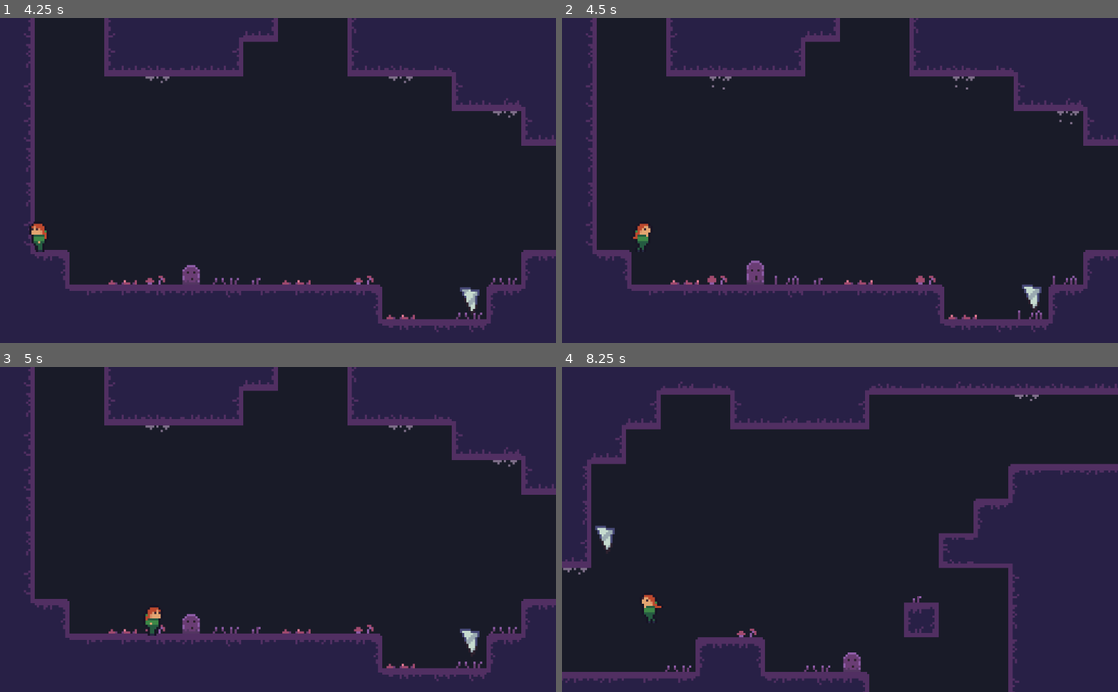
Above: before the commit, frames 1-4 (two rows, left to right).
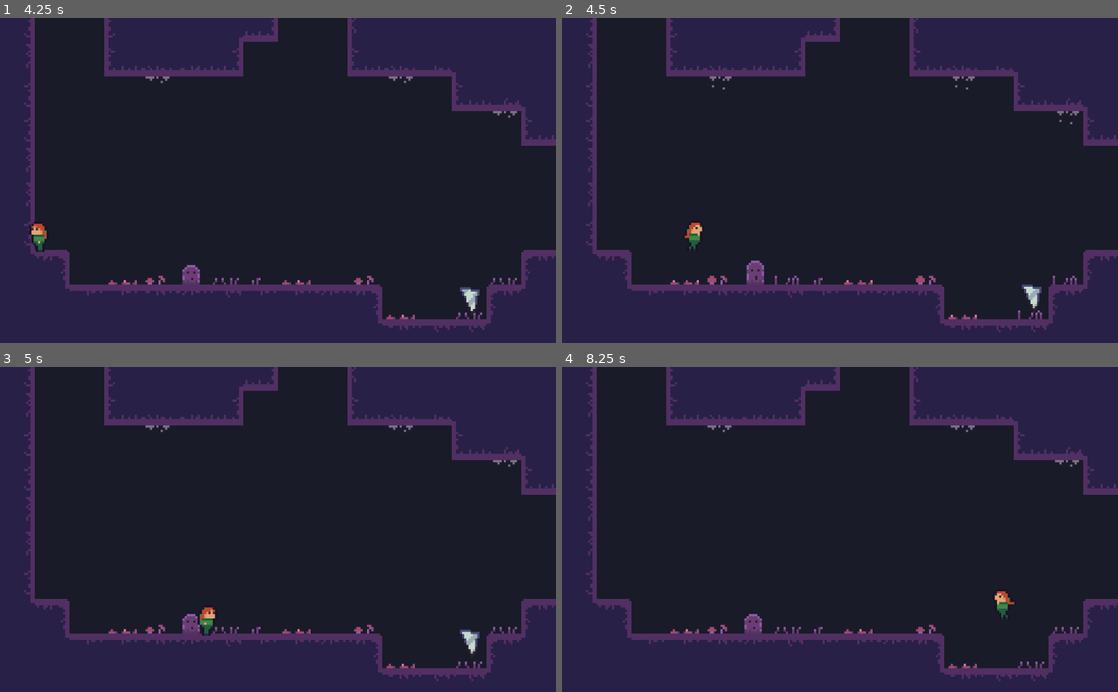
Above: after the commit, the same moments.

Repository: voidboxgames/escave
Game: Godot game, scene res://assets/scenes/Intro.tscn
Same seed, same stepped clock (60 frames per second), same inputs: the game is played once before the commit and once after it.
Inputs:
- Up to frame 1 (4.25 s): tap Enter (ui_accept) at 0.5, 1.25, 2 s; hold J (jump) 0.53-1.28 s; hold D (right) 0.53-2.03 s; tap K (dash, bound only after the commit) at 0.6, 1.55, 2.1, 2.85 s; tap J (jump) at 1.35, 1.52, 1.82, 3.02, 3.32 s; hold J (jump) 2.03-2.78 s; hold A (left) from 2.03 s (still down); hold J (jump) from 3.53 s (still down)
- Up to frame 2 (4.5 s): release A (left) at 4.28 s; release J (jump) at 4.28 s; hold D (right) from 4.28 s (still down); tap K (dash, bound only after the commit) at 4.35 s
- Up to frame 3 (5 s): keep holding D (right); tap J (jump) at 4.52, 4.82 s
- Up to frame 4 (8.25 s): hold J (jump) 5.03-5.78 s; tap K (dash, bound only after the commit) at 5.1, 6.05, 6.6, 7.35 s; tap J (jump) at 5.85, 6.02, 6.32, 7.52, 7.82 s; hold J (jump) 6.53-7.28 s; release D (right) at 8.03 s; hold A (left) from 8.03 s (still down); hold J (jump) from 8.03 s (still down)

Frame 1 is identical in both runs. In frame 2, 0.3% of the frame differs, in the area x 12-26%, y 63-73%; in frame 3, 0.4%; in frame 4, 41%, in the area x 0-100%, y 0-100%.

Commit message:
add dash

Diff:
--- a/assets/scenes/Player.tscn
+++ b/assets/scenes/Player.tscn
@@ -246,6 +246,10 @@
 wait_time = 0.1
 one_shot = true
 
+[node name="DashTimer" type="Timer" parent="PlayerStateMachine"]
+wait_time = 0.1
+one_shot = true
+
 [node name="Sounds" type="Node" parent="PlayerStateMachine"]
 
 [node name="Jump" type="AudioStreamPlayer" parent="PlayerStateMachine/Sounds"]
@@ -259,3 +263,4 @@
 anims/jump_start = SubResource( 5 )
 anims/respawn = SubResource( 6 )
 anims/walk = SubResource( 7 )
+[connection signal="timeout" from="PlayerStateMachine/DashTimer" to="PlayerStateMachine" method="_on_DashTimer_timeout"]
--- a/assets/scripts/Player/Player.gd
+++ b/assets/scripts/Player/Player.gd
@@ -3,7 +3,9 @@
 class_name Player
 
 export var max_speed = 125
+export(float) var dash_multiplier = 4.0
 export(int) var max_jumps = 1
+export(int) var max_dashes = 1
 export var jump_force = 250
 export var gravity = 800
 export(float, 0.0, 1.0) var acceleration = 0.5
@@ -39,23 +41,27 @@
 	direction = Vector2(
 		Input.get_action_strength("right") - Input.get_action_strength("left"),
 		Input.get_action_strength("down") - Input.get_action_strength("up")
-	)
+	).normalized()
 	velocity.x = lerp(velocity.x , direction.x * max_speed, acceleration)
 	if direction.x != 0:
 		$Body.scale.x = direction.x
 
-var dying = false
+func _handle_dash_input() -> void:
+	if !gravity_enabled:
+		return
+	velocity = direction * max_speed * dash_multiplier
+	if direction.x != 0:
+		$Body.scale.x = direction.x
+
+	velocity = move_and_slide(velocity, Vector2.ZERO)
+
 func die() -> void:
 	$AnimationPlayer.play("death")
-	set_physics_process(false)
 
 func dead() -> void:
 	emit_signal("dead")
-	dying = false
-
 
 func respawn(pos: Vector2) -> void:
-	set_physics_process(false)
 	position = pos
 	$AnimationPlayer.play("respawn")
 
--- a/assets/scripts/Player/PlayerStateMachine.gd
+++ b/assets/scripts/Player/PlayerStateMachine.gd
@@ -2,13 +2,17 @@
 
 onready var coyote_timer = $CoyoteTimer
 onready var ground_timer = $GroundTimer
+onready var dash_timer = $DashTimer
 onready var animation_player = parent.get_node("AnimationPlayer")
+
+var current_dashes = 0
 
 func _ready() -> void:
 	add_state("idle")
 	add_state("run")
 	add_state("jump")
 	add_state("fall")
+	add_state("dash")
 	call_deferred("set_state", states["idle"])
 
 func _input(event: InputEvent) -> void:
@@ -36,12 +40,17 @@
 	parent.velocity.y = -parent.jump_force
 
 func _state_logic(delta: float) -> void:
-	parent._handle_move_input()
-	parent._apply_gravity(delta)
-	parent._apply_movement()
+	if state == states.dash:
+		parent._handle_dash_input()
+	else:
+		parent._handle_move_input()
+		parent._apply_gravity(delta)
+		parent._apply_movement()
 
 func _get_transition(delta):
 	match state:
+		states.dash:
+			return null
 		states.idle:
 			if !parent.is_on_floor():
 				if parent.velocity.y < 0:
@@ -51,6 +60,8 @@
 			elif parent.velocity.x != 0:
 				return states.run
 		states.run:
+			if _dash_input():
+				return states.dash
 			if !parent.is_on_floor():
 				if parent.velocity.y < 0:
 					return states.jump
@@ -59,18 +70,30 @@
 			elif parent.velocity.x == 0:
 				return states.idle
 		states.jump:
+			if _dash_input():
+				return states.dash
 			if parent.is_on_floor():
 				return states.idle
 			elif parent.velocity.y >= 0:
 				return states.fall
 		states.fall:
+			if _dash_input():
+				return states.dash
 			if parent.is_on_floor():
 				return states.idle
 			elif parent.velocity.y < 0:
 				return states.jump
 	return null
 
+func _dash_input() -> bool:
+	if Input.is_action_just_pressed("dash"):
+		if current_dashes < parent.max_dashes:
+			current_dashes += 1
+			return true
+	return false
+
 func _enter_state(new_state, old_state):
+	print("enter state %d" % new_state)
 	match new_state:
 		states.idle:
 			animation_player.play("idle")
@@ -82,10 +105,19 @@
 			animation_player.play("jump_fly")
 			if [states.run, states.idle].has(old_state):
 				coyote_timer.start()
+		states.dash:
+			parent.velocity = Vector2.ZERO
+			dash_timer.start()
 
 func _exit_state(old_state, new_state):
 	match old_state:
 		states.fall:
 			if new_state == states.idle:
+				current_dashes = 0
 				if !ground_timer.is_stopped():
 					_jump()
+		states.dash:
+			parent.velocity = Vector2.ZERO
+
+func _on_DashTimer_timeout() -> void:
+	set_state(states.idle)
--- a/project.godot
+++ b/project.godot
@@ -80,6 +80,11 @@
 , Object(InputEventJoypadButton,"resource_local_to_scene":false,"resource_name":"","device":0,"button_index":0,"pressure":0.0,"pressed":false,"script":null)
  ]
 }
+dash={
+"deadzone": 0.5,
+"events": [ Object(InputEventKey,"resource_local_to_scene":false,"resource_name":"","device":0,"alt":false,"shift":false,"control":false,"meta":false,"command":false,"pressed":false,"scancode":75,"unicode":0,"echo":false,"script":null)
+ ]
+}
 
 [rendering]
 
